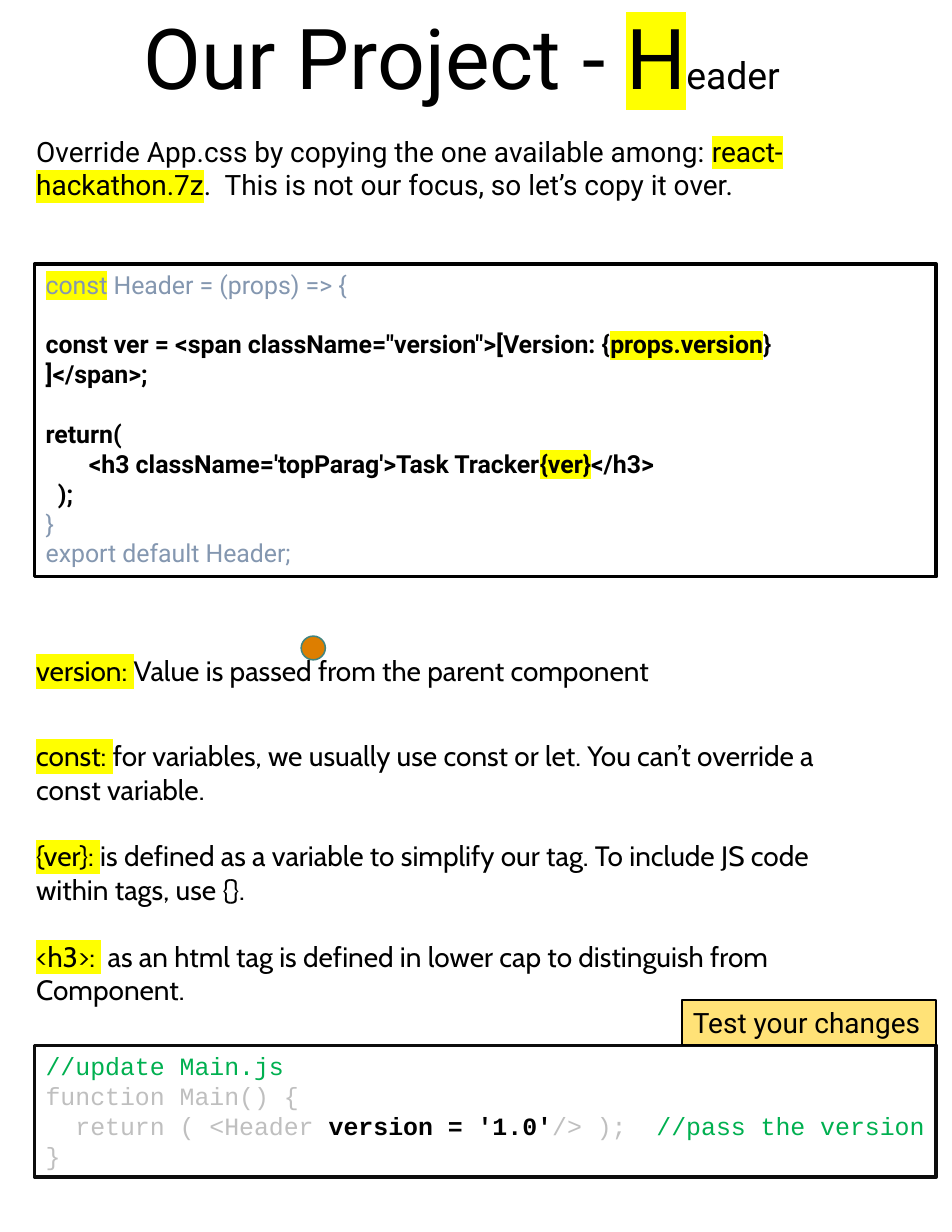
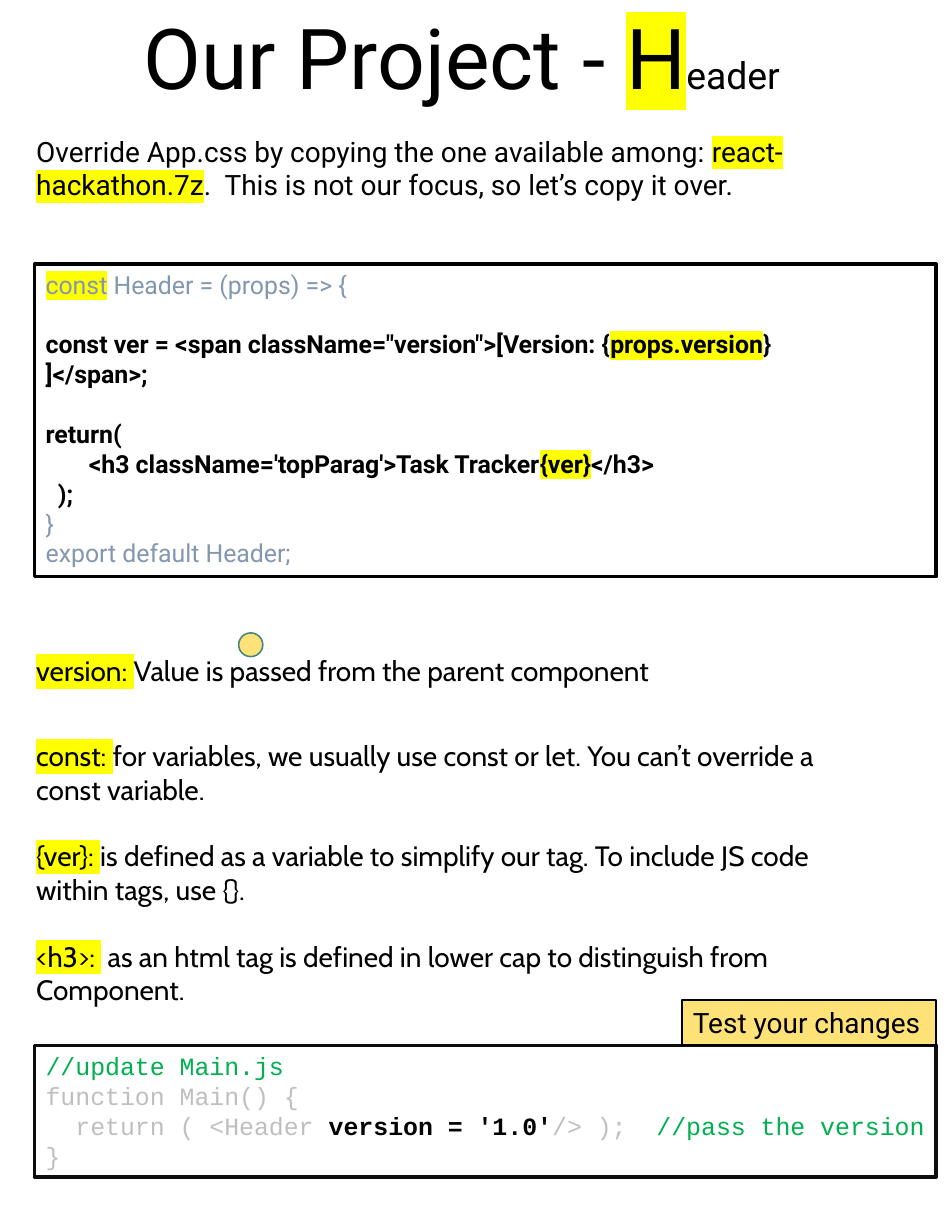
Before and after one commit to scorpion0511/mytracker, a slide deck: slide 30 of doc/React.pptx (slide 29 before the commit). Drawn at 952x1232 pixels with LibreOffice and Linux fonts; fonts in the diff are those of the drawing. Boxes give left, top, right and bottom in pixels: in the first picture for what was removed or moved away, otherwise in the second. Text is boxed around its words. In the diff, an @@ line names an element or a change of style, - is before the commit and + after.

```diff
--- a/doc/React.pptx
+++ b/doc/React.pptx
@@ ellipse: place and size @@
-ellipse at bbox=[301, 636, 326, 660]
+ellipse at bbox=[239, 633, 263, 656]
@@ ellipse at bbox=[239, 633, 263, 656]: fill #DE7E00 to #FFE277 @@
```
Also in this commit, not shown: 20 other slides changed, 10 slides added.
